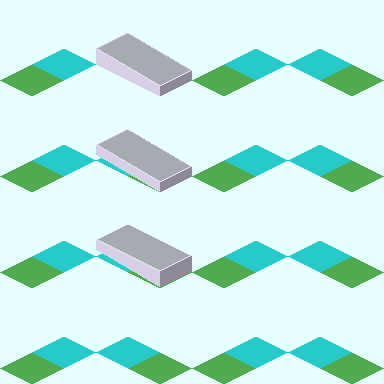
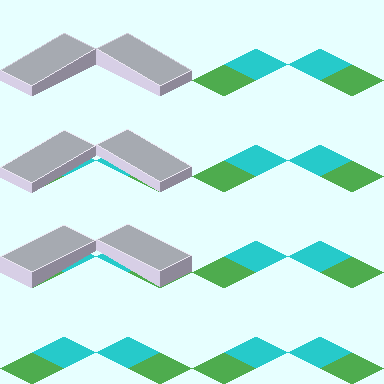
Two versions of the same layered image (384×384). Layer-by-layer changes:
added layer "Type-3[S]" in group "Type-3" over <box>0,225,96,288</box>
added layer "Type-2[S]" in group "Type-2" over <box>0,130,96,193</box>
added layer "Type-1[S]" in group "Type-1" over <box>0,33,96,96</box>
